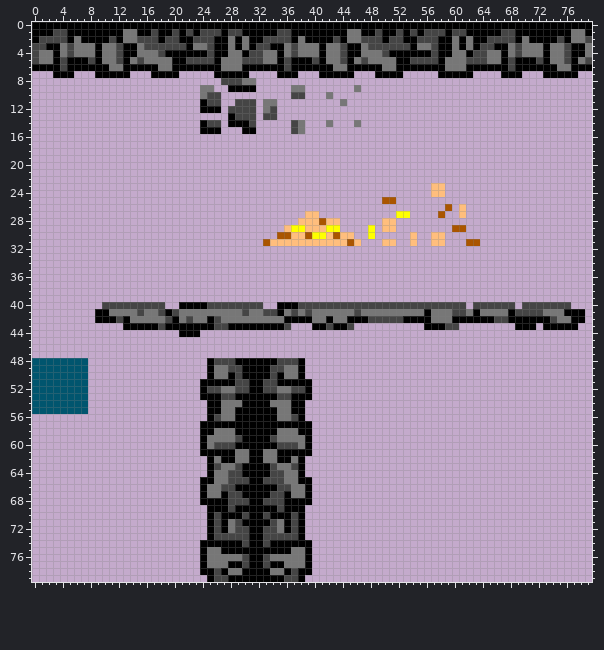
Sprite sheet: media/tiles8.png. Above: the version before the commit.
The file is 80x80 pixels.
The same view after the edit:
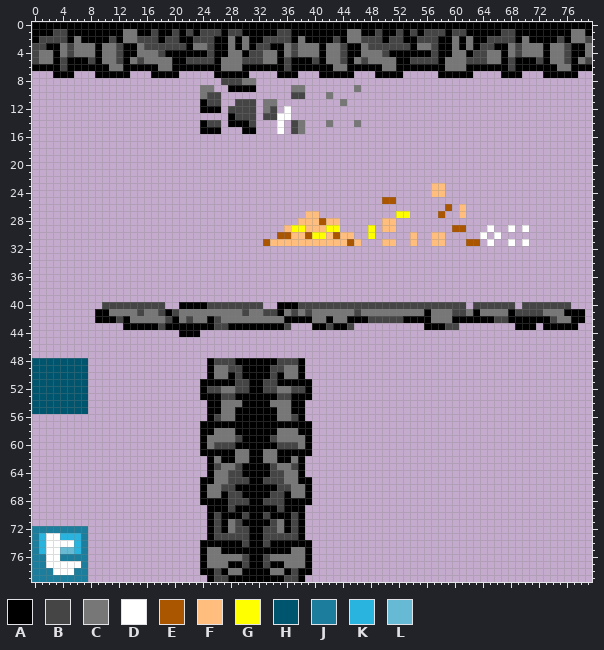
Palette (. is transparent): A #000000  B #454545  C #777777  D #ffffff  E #aa5500  F #ffbe7d  G #ffff00  H #00556e  J #1c7e9c  K #28b4df  L #66bad4
The exact change:
Colour D is added in row 12 at x 36; in row 13 at x 35 to 36; in rows 14 to 15 at x 35; in row 29 at x 65, 68 and 70; in row 30 at x 64 and 66; in row 31 at x 65, 68 and 70.
Colour D is added in row 73 at x 2 to 3; in row 74 at x 2 to 5; in rows 75 to 76 at x 2 to 3; in row 77 at x 2 to 6; in row 78 at x 3 to 5.
Colour J is added in row 72 at x 0 to 7; in rows 73 to 75 at x 0 and 7; in row 76 at x 0 to 1 and 4 to 7; in row 77 at x 0 to 1 and 7; in row 78 at x 0 to 2 and 6 to 7; in row 79 at x 0 to 7.
Colour K is added in row 73 at x 1 and 4 to 6; in rows 74 to 75 at x 1 and 6.
Colour L is added in row 75 at x 4 to 5.
